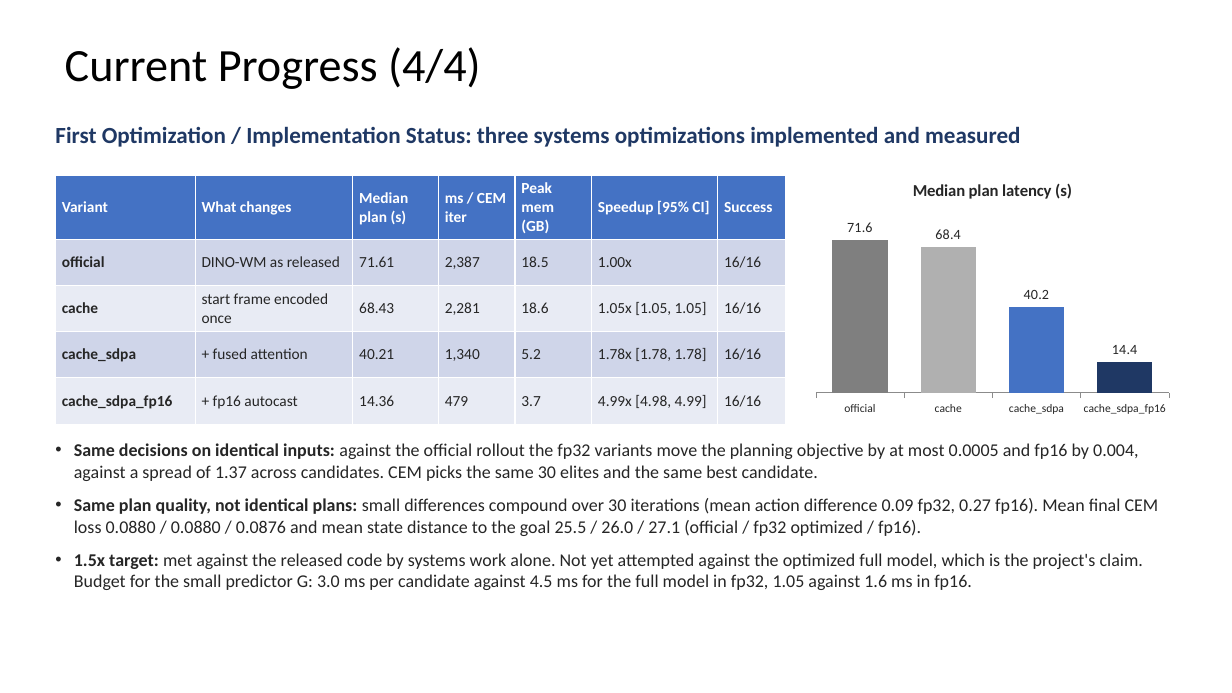
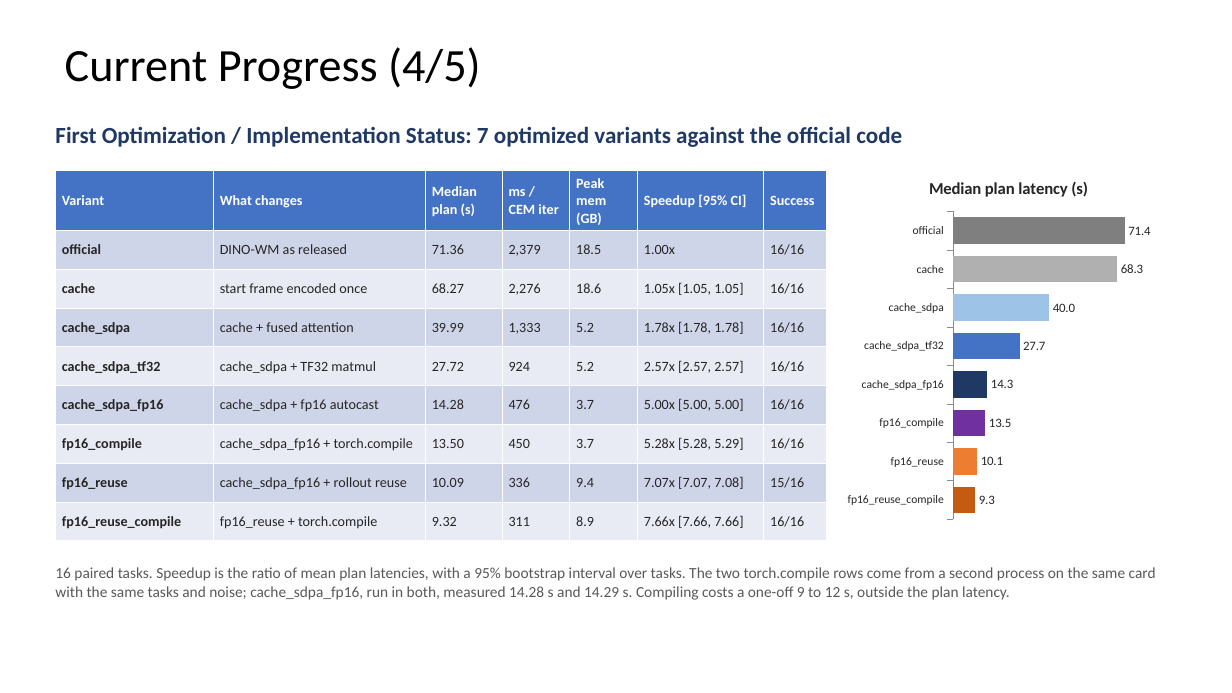
Before and after one commit to WT-MM/hpml-wm-planning, a slide deck: slide 7 of docs/HPML_Midpoint_Report_Team28.pptx. Drawn at 1232x693 pixels with LibreOffice and Linux fonts; fonts in the diff are those of the drawing. Boxes give left, top, right and bottom in pixels: in the first picture for what was removed or moved away, otherwise in the second. Text is boxed around its words. In the diff, an @@ line names an element or a change of style, - is before the commit and + after.

```diff
--- a/docs/HPML_Midpoint_Report_Team28.pptx
+++ b/docs/HPML_Midpoint_Report_Team28.pptx
@@ title at [65, 47, 481, 89]: text changed @@
-Current Progress (4/4)
+Current Progress (4/5)
@@ text at [55, 126, 902, 147]: text changed @@
-First Optimization / Implementation Status: three systems optimizations implemented and measured
+First Optimization / Implementation Status: 7 optimized variants against the official code
@@ table at [55, 171, 827, 533] @@
-row 2: official | DINO-WM as released | 71.61 | 2,387 | 18.5 | 1.00x | 16/16
-row 3: cache | start frame encoded once | 68.43 | 2,281 | 18.6 | 1.05x [1.05, 1.05] | 16/16
-row 4: cache_sdpa | + fused attention | 40.21 | 1,340 | 5.2 | 1.78x [1.78, 1.78] | 16/16
-row 5: cache_sdpa_fp16 | + fp16 autocast | 14.36 | 479 | 3.7 | 4.99x [4.98, 4.99] | 16/16
+row 2: official | DINO-WM as released | 71.36 | 2,379 | 18.5 | 1.00x | 16/16
+row 3: cache | start frame encoded once | 68.27 | 2,276 | 18.6 | 1.05x [1.05, 1.05] | 16/16
+row 4: cache_sdpa | cache + fused attention | 39.99 | 1,333 | 5.2 | 1.78x [1.78, 1.78] | 16/16
+row 5: cache_sdpa_tf32 | cache_sdpa + TF32 matmul | 27.72 | 924 | 5.2 | 2.57x [2.57, 2.57] | 16/16
+row 6: cache_sdpa_fp16 | cache_sdpa + fp16 autocast | 14.28 | 476 | 3.7 | 5.00x [5.00, 5.00] | 16/16
+row 7: fp16_compile | cache_sdpa_fp16 + torch.compile | 13.50 | 450 | 3.7 | 5.28x [5.28, 5.29] | 16/16
+row 8: fp16_reuse | cache_sdpa_fp16 + rollout reuse | 10.09 | 336 | 9.4 | 7.07x [7.07, 7.08] | 15/16
+row 9: fp16_reuse_compile | fp16_reuse + torch.compile | 9.32 | 311 | 8.9 | 7.66x [7.66, 7.66] | 16/16
@@ table: place and size @@
-table at [55, 176, 787, 413]
+table at [55, 171, 827, 533]
@@ column chart at [841, 162, 1177, 527] @@
@@ column chart to bar chart @@
-categories: official, cache, cache_sdpa, cache_sdpa_fp16
+categories: official, cache, cache_sdpa, cache_sdpa_tf32, cache_sdpa_fp16, fp16_compile, fp16_reuse, fp16_reuse_compile
-Series 1: 71.6, 68.4, 40.2, 14.4
+Series 1: 71.4, 68.3, 40, 27.7, 14.3, 13.5, 10.1, 9.3
@@ data labels of Series 1 changed @@
@@ category axis changed @@
@@ value axis changed @@
@@ bar spacing changed @@
@@ lettering changed @@
@@ bar chart: place and size @@
-bar chart at [809, 166, 1177, 421]
+bar chart at [841, 162, 1177, 527]
@@ text at [55, 567, 1156, 600]: text changed; size 14 to 12 pt; text colour #262626 to #595959 @@
-• Same decisions on identical inputs: against the official rollout the fp32 variants move the planning objective by at most 0.0005 and fp16 by 0.004, against a spread of 1.37 across candidates. CEM picks the same 30 elites and the same best candidate.
-• Same plan quality, not identical plans: small differences compound over 30 iterations (mean action difference 0.09 fp32, 0.27 fp16). Mean final CEM loss 0.0880 / 0.0880 / 0.0876 and mean state distance to the goal 25.5 / 26.0 / 27.1 (official / fp32 optimized / fp16).
-• 1.5x target: met against the released code by systems work alone. Not yet attempted against the optimized full model, which is the project's claim. Budget for the small predictor G: 3.0 ms per candidate against 4.5 ms for the full model in fp32, 1.05 against 1.6 ms in fp16.
+16 paired tasks. Speedup is the ratio of mean plan latencies, with a 95% bootstrap interval over tasks. The two torch.compile rows come from a second process on the same card with the same tasks and noise; cache_sdpa_fp16, run in both, measured 14.28 s and 14.29 s. Compiling costs a one-off 9 to 12 s, outside the plan latency.
```
Also in this commit, not shown: 6 other slides changed, 1 slide added, 42 other files.
